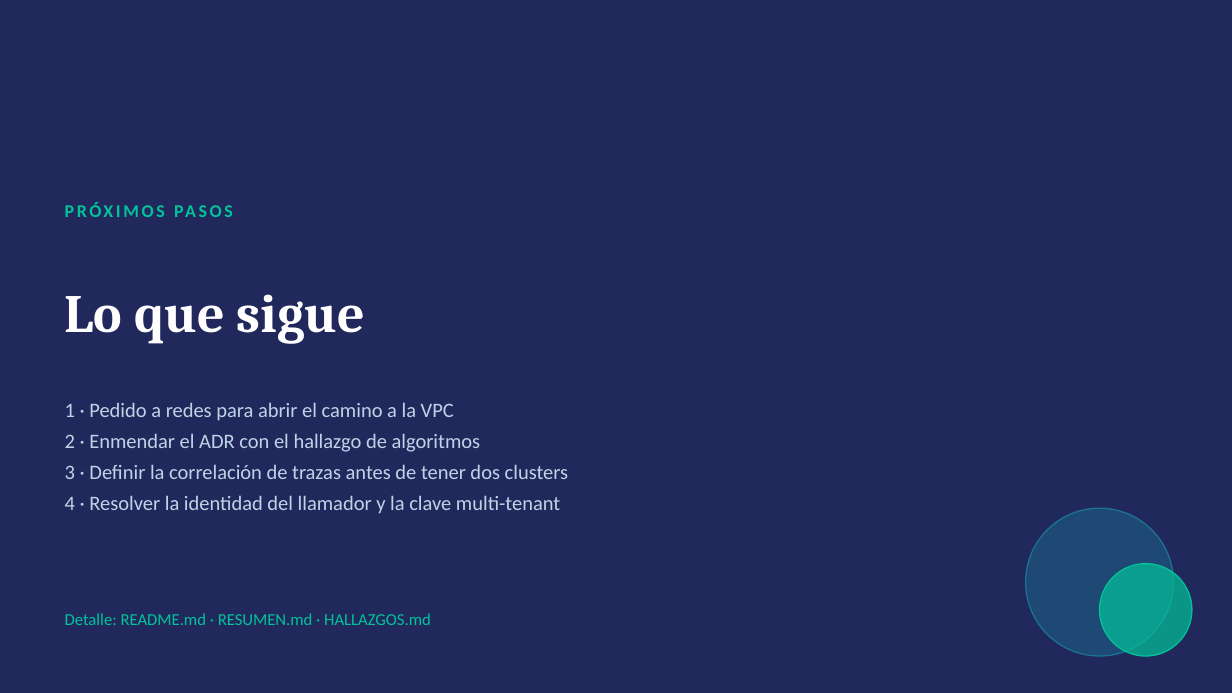
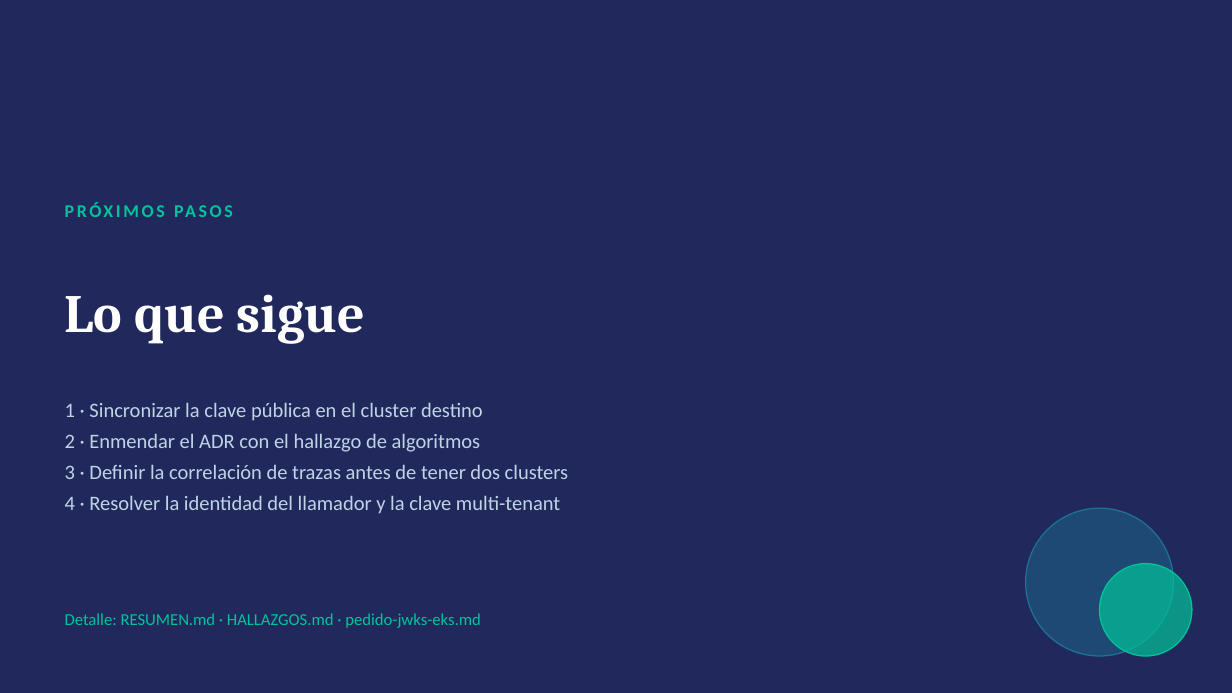
Before and after one commit to ferluko/bgal-kuadrant, a slide deck: slide 11 of poc-egress-kuadrant/poc-egreso-kuadrant-tecnica-2026-08.pptx. Drawn at 1232x693 pixels with LibreOffice and Linux fonts; fonts in the diff are those of the drawing. Boxes give left, top, right and bottom in pixels: in the first picture for what was removed or moved away, otherwise in the second. Text is boxed around its words. In the diff, an @@ line names an element or a change of style, - is before the commit and + after.

Commit message:
Update egress presentation and documentation to reflect recent findings and next steps. Revised key points in the slides to clarify the current status of the EKS cluster connectivity and the need to synchronize the public key. Enhanced HALLAZGOS.md to document the successful validation against the real destination and the implications of the current configuration. Updated README to emphasize the importance of the public key synchronization and its impact on the migration process.

```diff
--- a/poc-egress-kuadrant/poc-egreso-kuadrant-tecnica-2026-08.pptx
+++ b/poc-egress-kuadrant/poc-egreso-kuadrant-tecnica-2026-08.pptx
@@ text at bbox=[65, 402, 483, 421]: text changed @@
-1 · Pedido a redes para abrir el camino a la VPC
+1 · Sincronizar la clave pública en el cluster destino
@@ text at bbox=[65, 613, 481, 628]: text changed @@
-Detalle: README.md · RESUMEN.md · HALLAZGOS.md
+Detalle: RESUMEN.md · HALLAZGOS.md · pedido-jwks-eks.md
```
Also in this commit, not shown: 1 other slide changed, 7 other files.
